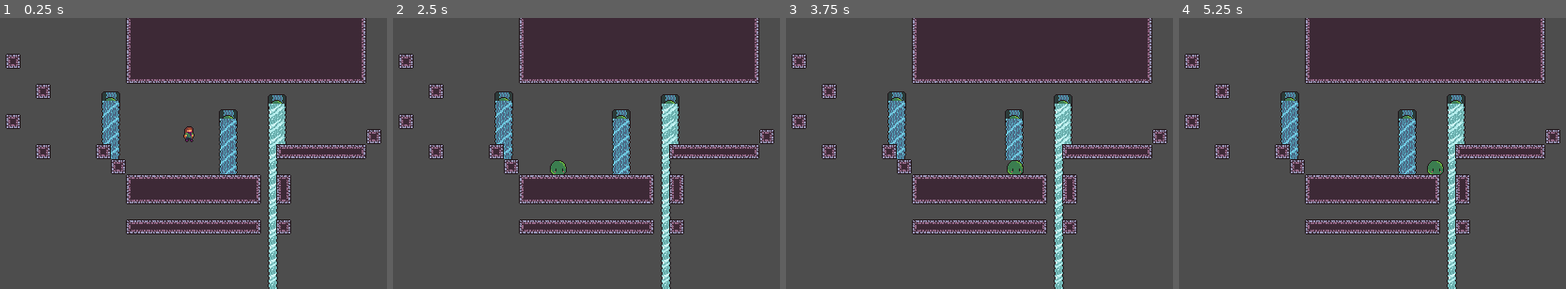
Above: before the commit, frames 1-4 (left to right).
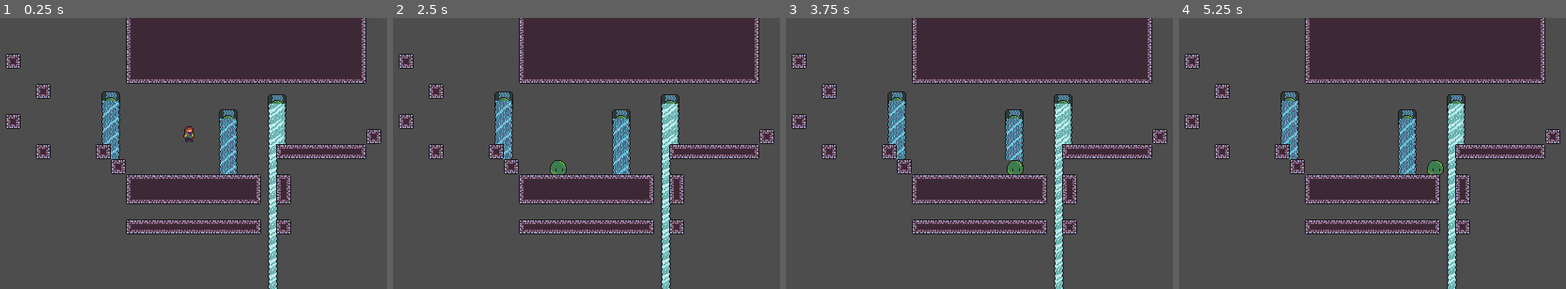
Above: after the commit, the same moments.

Repository: slime-time/slime-world
Game: Godot game, scene res://levels/FluidTestLevel.tscn
The game is run twice, just before and just after one commit, with the same random seed, the same clock (stepped at 60 frames per second) and the same inputs. This scene is started directly instead of the project's main scene.
Inputs:
- Up to frame 1 (0.25 s): no input
- Up to frame 2 (2.5 s): hold V (transform) 0.53-1.28 s; hold Right (move_right) 0.53-2.03 s; tap W (jump) at 0.77, 1.52 s; tap V (transform) at 1.35 s; hold Left (move_left) from 2.03 s (still down); hold V (transform) from 2.03 s (still down)
- Up to frame 3 (3.75 s): release Left (move_left) at 2.78 s; release V (transform) at 2.78 s; hold Right (move_right) from 2.78 s (still down); tap V (transform) at 2.85 s; tap W (jump) at 3.02 s; hold V (transform) from 3.53 s (still down)
- Up to frame 4 (5.25 s): tap W (jump) at 3.77, 4.52 s; release Right (move_right) at 4.28 s; release V (transform) at 4.28 s; hold Left (move_left) 4.28-5.03 s; tap V (transform) at 4.35 s; hold Right (move_right) from 5.03 s (still down); hold V (transform) from 5.03 s (still down)

The runs differ from the first frame. In frame 1, 0.6% of the frame differs, in the area x 69-75%, y 31-100%; in frame 2, 1.1%; in frame 3, 1.0%; in frame 4, 2.0%, in the area x 26-75%, y 30-100%.

Commit message:
Add fluid flow animations

Diff:
--- a/components/FluidFlow/FluidFlowPart.gd
+++ b/components/FluidFlow/FluidFlowPart.gd
@@ -4,19 +4,40 @@
 @onready var mask_texture: GradientTexture2D = $Mask.texture as GradientTexture2D
 @onready var flow_control: Control = $Mask/FlowControl
 @onready var main_control: Control = $Mask/FlowControl/MainFlowControl
-@onready var left_flow_part = $Mask/FlowControl/RightFlowPart
-@onready var main_flow_part = $Mask/FlowControl/MainFlowControl/MainFlowPart
-@onready var right_flow_part = $Mask/FlowControl/RightFlowPart
+@onready var left_flow_part: AnimatedSprite2D = $Mask/FlowControl/LeftFlowPart
+@onready var main_flow_part: AnimatedSprite2D = $Mask/FlowControl/MainFlowControl/MainFlowPart
+@onready var right_flow_part: AnimatedSprite2D = $Mask/FlowControl/RightFlowPart
 
 var fluid_type: FluidFlow.Type = FluidFlow.Type.UNSET
+var anim_frames: int = 0
+var anim_speed: float = 0.0
+var anim_duration: float = 0.0
+
+func _ready() -> void:
+	var frames = left_flow_part.sprite_frames
+	anim_frames = frames.get_frame_count("default")
+	anim_speed = frames.get_animation_speed("default")
+	anim_duration = anim_frames / anim_speed
 
 # Resizes the flow part to the new width
 func init_flow_part(type: FluidFlow.Type, x_offset: int, size: Vector2, clip_start: int = 16, clip_end: int = 16) -> void:
-    fluid_type = type
-    flow_control.set_size(size + Vector2(4, 0))
-    main_control.set_size(size)
-    main_flow_part.position.x = -x_offset
-    right_flow_part.position.x = main_control.position.x + main_control.size.x
+	fluid_type = type
+	flow_control.set_size(size + Vector2(4, 0))
+	main_control.set_size(size)
+	main_flow_part.position.x = -x_offset
+	right_flow_part.position.x = main_control.position.x + main_control.size.x
 
-    mask_texture.fill_from.y = clip_start / 16.0
-    mask_texture.fill_to.y = (clip_end + 1) / 16.0
+	mask_texture.fill_from.y = clip_start / 16.0
+	mask_texture.fill_to.y = (clip_end + 1) / 16.0
+
+	# Find a time to resume from so that animations are consistent across reinstancing
+	var time = Time.get_ticks_msec() / 1000.0;
+	var frame = int(fmod(time, anim_duration) * anim_speed) % anim_frames
+	var progress = fmod(time, anim_duration) - (frame / anim_speed)
+
+	left_flow_part.set_frame_and_progress(frame, progress)
+	main_flow_part.set_frame_and_progress(frame, progress)
+	right_flow_part.set_frame_and_progress(frame, progress)
+	left_flow_part.play("default")
+	main_flow_part.play("default")
+	right_flow_part.play("default")
--- a/components/FluidFlow/parts/IceWaterFlowPart.tscn
+++ b/components/FluidFlow/parts/IceWaterFlowPart.tscn
@@ -1,7 +1,7 @@
 [gd_scene format=3 uid="uid://cmk85sf0jtw4f"]
 
 [ext_resource type="Script" uid="uid://bo6dcmnv4bih0" path="res://components/FluidFlow/FluidFlowPart.gd" id="1_lwj8j"]
-[ext_resource type="Texture2D" uid="uid://jwajlrkqggph" path="res://assets/fluid/ice-water.png" id="2_hfj80"]
+[ext_resource type="Texture2D" uid="uid://jwajlrkqggph" path="res://assets/fluids/ice-water.png" id="2_hfj80"]
 
 [sub_resource type="Gradient" id="Gradient_1u2aj"]
 colors = PackedColorArray(1, 1, 1, 1, 1, 1, 1, 0)
@@ -13,51 +13,366 @@
 fill_from = Vector2(0, 1)
 fill_to = Vector2(0, 1.06)
 
-[sub_resource type="AtlasTexture" id="AtlasTexture_w4qo5"]
+[sub_resource type="AtlasTexture" id="AtlasTexture_17314"]
 atlas = ExtResource("2_hfj80")
 region = Rect2(0, 0, 16, 16)
+
+[sub_resource type="AtlasTexture" id="AtlasTexture_nvr7j"]
+atlas = ExtResource("2_hfj80")
+region = Rect2(0, 16, 16, 16)
+
+[sub_resource type="AtlasTexture" id="AtlasTexture_lewjo"]
+atlas = ExtResource("2_hfj80")
+region = Rect2(0, 32, 16, 16)
+
+[sub_resource type="AtlasTexture" id="AtlasTexture_kvnhh"]
+atlas = ExtResource("2_hfj80")
+region = Rect2(0, 48, 16, 16)
+
+[sub_resource type="AtlasTexture" id="AtlasTexture_mbvmr"]
+atlas = ExtResource("2_hfj80")
+region = Rect2(0, 64, 16, 16)
+
+[sub_resource type="AtlasTexture" id="AtlasTexture_bo0f6"]
+atlas = ExtResource("2_hfj80")
+region = Rect2(0, 80, 16, 16)
+
+[sub_resource type="AtlasTexture" id="AtlasTexture_h8ifo"]
+atlas = ExtResource("2_hfj80")
+region = Rect2(0, 96, 16, 16)
+
+[sub_resource type="AtlasTexture" id="AtlasTexture_fg8hb"]
+atlas = ExtResource("2_hfj80")
+region = Rect2(0, 112, 16, 16)
+
+[sub_resource type="AtlasTexture" id="AtlasTexture_337qg"]
+atlas = ExtResource("2_hfj80")
+region = Rect2(0, 128, 16, 16)
+
+[sub_resource type="AtlasTexture" id="AtlasTexture_vegpa"]
+atlas = ExtResource("2_hfj80")
+region = Rect2(0, 144, 16, 16)
+
+[sub_resource type="AtlasTexture" id="AtlasTexture_jf8rf"]
+atlas = ExtResource("2_hfj80")
+region = Rect2(0, 160, 16, 16)
+
+[sub_resource type="AtlasTexture" id="AtlasTexture_kjuxp"]
+atlas = ExtResource("2_hfj80")
+region = Rect2(0, 176, 16, 16)
+
+[sub_resource type="AtlasTexture" id="AtlasTexture_26ytu"]
+atlas = ExtResource("2_hfj80")
+region = Rect2(0, 192, 16, 16)
+
+[sub_resource type="AtlasTexture" id="AtlasTexture_fl282"]
+atlas = ExtResource("2_hfj80")
+region = Rect2(0, 208, 16, 16)
+
+[sub_resource type="AtlasTexture" id="AtlasTexture_qc61x"]
+atlas = ExtResource("2_hfj80")
+region = Rect2(0, 224, 16, 16)
+
+[sub_resource type="AtlasTexture" id="AtlasTexture_epauw"]
+atlas = ExtResource("2_hfj80")
+region = Rect2(0, 240, 16, 16)
 
 [sub_resource type="SpriteFrames" id="SpriteFrames_obwl6"]
 animations = [{
 "frames": [{
 "duration": 1.0,
-"texture": SubResource("AtlasTexture_w4qo5")
+"texture": SubResource("AtlasTexture_17314")
+}, {
+"duration": 1.0,
+"texture": SubResource("AtlasTexture_nvr7j")
+}, {
+"duration": 1.0,
+"texture": SubResource("AtlasTexture_lewjo")
+}, {
+"duration": 1.0,
+"texture": SubResource("AtlasTexture_kvnhh")
+}, {
+"duration": 1.0,
+"texture": SubResource("AtlasTexture_mbvmr")
+}, {
+"duration": 1.0,
+"texture": SubResource("AtlasTexture_bo0f6")
+}, {
+"duration": 1.0,
+"texture": SubResource("AtlasTexture_h8ifo")
+}, {
+"duration": 1.0,
+"texture": SubResource("AtlasTexture_fg8hb")
+}, {
+"duration": 1.0,
+"texture": SubResource("AtlasTexture_337qg")
+}, {
+"duration": 1.0,
+"texture": SubResource("AtlasTexture_vegpa")
+}, {
+"duration": 1.0,
+"texture": SubResource("AtlasTexture_jf8rf")
+}, {
+"duration": 1.0,
+"texture": SubResource("AtlasTexture_kjuxp")
+}, {
+"duration": 1.0,
+"texture": SubResource("AtlasTexture_26ytu")
+}, {
+"duration": 1.0,
+"texture": SubResource("AtlasTexture_fl282")
+}, {
+"duration": 1.0,
+"texture": SubResource("AtlasTexture_qc61x")
+}, {
+"duration": 1.0,
+"texture": SubResource("AtlasTexture_epauw")
 }],
 "loop": true,
 "name": &"default",
-"speed": 5.0
+"speed": 12.0
 }]
 
-[sub_resource type="AtlasTexture" id="AtlasTexture_l748i"]
+[sub_resource type="AtlasTexture" id="AtlasTexture_8dk3h"]
 atlas = ExtResource("2_hfj80")
 region = Rect2(32, 0, 16, 16)
+
+[sub_resource type="AtlasTexture" id="AtlasTexture_6kjgh"]
+atlas = ExtResource("2_hfj80")
+region = Rect2(32, 16, 16, 16)
+
+[sub_resource type="AtlasTexture" id="AtlasTexture_rs3mo"]
+atlas = ExtResource("2_hfj80")
+region = Rect2(32, 32, 16, 16)
+
+[sub_resource type="AtlasTexture" id="AtlasTexture_uyves"]
+atlas = ExtResource("2_hfj80")
+region = Rect2(32, 48, 16, 16)
+
+[sub_resource type="AtlasTexture" id="AtlasTexture_wgtdm"]
+atlas = ExtResource("2_hfj80")
+region = Rect2(32, 64, 16, 16)
+
+[sub_resource type="AtlasTexture" id="AtlasTexture_27oy0"]
+atlas = ExtResource("2_hfj80")
+region = Rect2(32, 80, 16, 16)
+
+[sub_resource type="AtlasTexture" id="AtlasTexture_ljusb"]
+atlas = ExtResource("2_hfj80")
+region = Rect2(32, 96, 16, 16)
+
+[sub_resource type="AtlasTexture" id="AtlasTexture_2uurc"]
+atlas = ExtResource("2_hfj80")
+region = Rect2(32, 112, 16, 16)
+
+[sub_resource type="AtlasTexture" id="AtlasTexture_ww1me"]
+atlas = ExtResource("2_hfj80")
+region = Rect2(32, 128, 16, 16)
+
+[sub_resource type="AtlasTexture" id="AtlasTexture_08k50"]
+atlas = ExtResource("2_hfj80")
+region = Rect2(32, 144, 16, 16)
+
+[sub_resource type="AtlasTexture" id="AtlasTexture_7t24x"]
+atlas = ExtResource("2_hfj80")
+region = Rect2(32, 160, 16, 16)
+
+[sub_resource type="AtlasTexture" id="AtlasTexture_2dedm"]
+atlas = ExtResource("2_hfj80")
+region = Rect2(32, 176, 16, 16)
+
+[sub_resource type="AtlasTexture" id="AtlasTexture_pq8da"]
+atlas = ExtResource("2_hfj80")
+region = Rect2(32, 192, 16, 16)
+
+[sub_resource type="AtlasTexture" id="AtlasTexture_t8ld3"]
+atlas = ExtResource("2_hfj80")
+region = Rect2(32, 208, 16, 16)
+
+[sub_resource type="AtlasTexture" id="AtlasTexture_5sdg5"]
+atlas = ExtResource("2_hfj80")
+region = Rect2(32, 224, 16, 16)
+
+[sub_resource type="AtlasTexture" id="AtlasTexture_yqttf"]
+atlas = ExtResource("2_hfj80")
+region = Rect2(32, 240, 16, 16)
 
 [sub_resource type="SpriteFrames" id="SpriteFrames_jssnv"]
 animations = [{
 "frames": [{
 "duration": 1.0,
-"texture": SubResource("AtlasTexture_l748i")
+"texture": SubResource("AtlasTexture_8dk3h")
+}, {
+"duration": 1.0,
+"texture": SubResource("AtlasTexture_6kjgh")
+}, {
+"duration": 1.0,
+"texture": SubResource("AtlasTexture_rs3mo")
+}, {
+"duration": 1.0,
+"texture": SubResource("AtlasTexture_uyves")
+}, {
+"duration": 1.0,
+"texture": SubResource("AtlasTexture_wgtdm")
+}, {
+"duration": 1.0,
+"texture": SubResource("AtlasTexture_27oy0")
+}, {
+"duration": 1.0,
+"texture": SubResource("AtlasTexture_ljusb")
+}, {
+"duration": 1.0,
+"texture": SubResource("AtlasTexture_2uurc")
+}, {
+"duration": 1.0,
+"texture": SubResource("AtlasTexture_ww1me")
+}, {
+"duration": 1.0,
+"texture": SubResource("AtlasTexture_08k50")
+}, {
+"duration": 1.0,
+"texture": SubResource("AtlasTexture_7t24x")
+}, {
+"duration": 1.0,
+"texture": SubResource("AtlasTexture_2dedm")
+}, {
+"duration": 1.0,
+"texture": SubResource("AtlasTexture_pq8da")
+}, {
+"duration": 1.0,
+"texture": SubResource("AtlasTexture_t8ld3")
+}, {
+"duration": 1.0,
+"texture": SubResource("AtlasTexture_5sdg5")
+}, {
+"duration": 1.0,
+"texture": SubResource("AtlasTexture_yqttf")
 }],
 "loop": true,
 "name": &"default",
-"speed": 5.0
+"speed": 12.0
 }]
 
 [sub_resource type="ShaderMaterial" id="ShaderMaterial_irfbi"]
 
-[sub_resource type="AtlasTexture" id="AtlasTexture_umu78"]
+[sub_resource type="AtlasTexture" id="AtlasTexture_8gkhu"]
 atlas = ExtResource("2_hfj80")
 region = Rect2(16, 0, 16, 16)
+
+[sub_resource type="AtlasTexture" id="AtlasTexture_n4l4r"]
+atlas = ExtResource("2_hfj80")
+region = Rect2(16, 16, 16, 16)
+
+[sub_resource type="AtlasTexture" id="AtlasTexture_gnku6"]
+atlas = ExtResource("2_hfj80")
+region = Rect2(16, 32, 16, 16)
+
+[sub_resource type="AtlasTexture" id="AtlasTexture_2wp4v"]
+atlas = ExtResource("2_hfj80")
+region = Rect2(16, 48, 16, 16)
+
+[sub_resource type="AtlasTexture" id="AtlasTexture_xf6na"]
+atlas = ExtResource("2_hfj80")
+region = Rect2(16, 64, 16, 16)
+
+[sub_resource type="AtlasTexture" id="AtlasTexture_ekuin"]
+atlas = ExtResource("2_hfj80")
+region = Rect2(16, 80, 16, 16)
+
+[sub_resource type="AtlasTexture" id="AtlasTexture_1nnwt"]
+atlas = ExtResource("2_hfj80")
+region = Rect2(16, 96, 16, 16)
+
+[sub_resource type="AtlasTexture" id="AtlasTexture_6qx1r"]
+atlas = ExtResource("2_hfj80")
+region = Rect2(16, 112, 16, 16)
+
+[sub_resource type="AtlasTexture" id="AtlasTexture_5pwkk"]
+atlas = ExtResource("2_hfj80")
+region = Rect2(16, 128, 16, 16)
+
+[sub_resource type="AtlasTexture" id="AtlasTexture_co7iq"]
+atlas = ExtResource("2_hfj80")
+region = Rect2(16, 144, 16, 16)
+
+[sub_resource type="AtlasTexture" id="AtlasTexture_gful3"]
+atlas = ExtResource("2_hfj80")
+region = Rect2(16, 160, 16, 16)
+
+[sub_resource type="AtlasTexture" id="AtlasTexture_nwmru"]
+atlas = ExtResource("2_hfj80")
+region = Rect2(16, 176, 16, 16)
+
+[sub_resource type="AtlasTexture" id="AtlasTexture_3yw2a"]
+atlas = ExtResource("2_hfj80")
+region = Rect2(16, 192, 16, 16)
+
+[sub_resource type="AtlasTexture" id="AtlasTexture_s22t4"]
+atlas = ExtResource("2_hfj80")
+region = Rect2(16, 208, 16, 16)
+
+[sub_resource type="AtlasTexture" id="AtlasTexture_xbp0v"]
+atlas = ExtResource("2_hfj80")
+region = Rect2(16, 224, 16, 16)
+
+[sub_resource type="AtlasTexture" id="AtlasTexture_ss36u"]
+atlas = ExtResource("2_hfj80")
+region = Rect2(16, 240, 16, 16)
 
 [sub_resource type="SpriteFrames" id="SpriteFrames_62tik"]
 animations = [{
 "frames": [{
 "duration": 1.0,
-"texture": SubResource("AtlasTexture_umu78")
+"texture": SubResource("AtlasTexture_8gkhu")
+}, {
+"duration": 1.0,
+"texture": SubResource("AtlasTexture_n4l4r")
+}, {
+"duration": 1.0,
+"texture": SubResource("AtlasTexture_gnku6")
+}, {
+"duration": 1.0,
+"texture": SubResource("AtlasTexture_2wp4v")
+}, {
+"duration": 1.0,
+"texture": SubResource("AtlasTexture_xf6na")
+}, {
+"duration": 1.0,
+"texture": SubResource("AtlasTexture_ekuin")
+}, {
+"duration": 1.0,
+"texture": SubResource("AtlasTexture_1nnwt")
+}, {
+"duration": 1.0,
+"texture": SubResource("AtlasTexture_6qx1r")
+}, {
+"duration": 1.0,
+"texture": SubResource("AtlasTexture_5pwkk")
+}, {
+"duration": 1.0,
+"texture": SubResource("AtlasTexture_co7iq")
+}, {
+"duration": 1.0,
+"texture": SubResource("AtlasTexture_gful3")
+}, {
+"duration": 1.0,
+"texture": SubResource("AtlasTexture_nwmru")
+}, {
+"duration": 1.0,
+"texture": SubResource("AtlasTexture_3yw2a")
+}, {
+"duration": 1.0,
+"texture": SubResource("AtlasTexture_s22t4")
+}, {
+"duration": 1.0,
+"texture": SubResource("AtlasTexture_xbp0v")
+}, {
+"duration": 1.0,
+"texture": SubResource("AtlasTexture_ss36u")
 }],
 "loop": true,
 "name": &"default",
-"speed": 5.0
+"speed": 12.0
 }]
 
 [node name="WaterFlowPart" type="Node2D" unique_id=1160812727]
--- a/components/FluidFlow/parts/WaterFlowPart.tscn
+++ b/components/FluidFlow/parts/WaterFlowPart.tscn
@@ -1,6 +1,6 @@
 [gd_scene format=3 uid="uid://bq12a81hiyohf"]
 
-[ext_resource type="Texture2D" uid="uid://dynac6jsesg4q" path="res://assets/fluid/water.png" id="1_miac2"]
+[ext_resource type="Texture2D" uid="uid://dynac6jsesg4q" path="res://assets/fluids/water.png" id="1_miac2"]
 [ext_resource type="Script" uid="uid://bo6dcmnv4bih0" path="res://components/FluidFlow/FluidFlowPart.gd" id="1_obwl6"]
 
 [sub_resource type="Gradient" id="Gradient_1u2aj"]
@@ -13,51 +13,364 @@
 fill_from = Vector2(0, 1)
 fill_to = Vector2(0, 1)
 
-[sub_resource type="AtlasTexture" id="AtlasTexture_miac2"]
+[sub_resource type="AtlasTexture" id="AtlasTexture_1u2aj"]
 atlas = ExtResource("1_miac2")
 region = Rect2(0, 0, 16, 16)
+
+[sub_resource type="AtlasTexture" id="AtlasTexture_vim02"]
+atlas = ExtResource("1_miac2")
+region = Rect2(0, 16, 16, 16)
+
+[sub_resource type="AtlasTexture" id="AtlasTexture_5b0au"]
+atlas = ExtResource("1_miac2")
+region = Rect2(0, 32, 16, 16)
+
+[sub_resource type="AtlasTexture" id="AtlasTexture_3y58s"]
+atlas = ExtResource("1_miac2")
+region = Rect2(0, 48, 16, 16)
+
+[sub_resource type="AtlasTexture" id="AtlasTexture_ybw34"]
+atlas = ExtResource("1_miac2")
+region = Rect2(0, 64, 16, 16)
+
+[sub_resource type="AtlasTexture" id="AtlasTexture_tjhsw"]
+atlas = ExtResource("1_miac2")
+region = Rect2(0, 80, 16, 16)
+
+[sub_resource type="AtlasTexture" id="AtlasTexture_cjx56"]
+atlas = ExtResource("1_miac2")
+region = Rect2(0, 96, 16, 16)
+
+[sub_resource type="AtlasTexture" id="AtlasTexture_msbb3"]
+atlas = ExtResource("1_miac2")
+region = Rect2(0, 112, 16, 16)
+
+[sub_resource type="AtlasTexture" id="AtlasTexture_a7mxe"]
+atlas = ExtResource("1_miac2")
+region = Rect2(0, 128, 16, 16)
+
+[sub_resource type="AtlasTexture" id="AtlasTexture_ydcju"]
+atlas = ExtResource("1_miac2")
+region = Rect2(0, 144, 16, 16)
+
+[sub_resource type="AtlasTexture" id="AtlasTexture_1vxha"]
+atlas = ExtResource("1_miac2")
+region = Rect2(0, 160, 16, 16)
+
+[sub_resource type="AtlasTexture" id="AtlasTexture_0bv63"]
+atlas = ExtResource("1_miac2")
+region = Rect2(0, 176, 16, 16)
+
+[sub_resource type="AtlasTexture" id="AtlasTexture_88lt3"]
+atlas = ExtResource("1_miac2")
+region = Rect2(0, 192, 16, 16)
+
+[sub_resource type="AtlasTexture" id="AtlasTexture_s3jn8"]
+atlas = ExtResource("1_miac2")
+region = Rect2(0, 208, 16, 16)
+
+[sub_resource type="AtlasTexture" id="AtlasTexture_fhib1"]
+atlas = ExtResource("1_miac2")
+region = Rect2(0, 224, 16, 16)
+
+[sub_resource type="AtlasTexture" id="AtlasTexture_rb8n4"]
+atlas = ExtResource("1_miac2")
+region = Rect2(0, 240, 16, 16)
 
 [sub_resource type="SpriteFrames" id="SpriteFrames_obwl6"]
 animations = [{
 "frames": [{
 "duration": 1.0,
-"texture": SubResource("AtlasTexture_miac2")
+"texture": SubResource("AtlasTexture_1u2aj")
+}, {
+"duration": 1.0,
+"texture": SubResource("AtlasTexture_vim02")
+}, {
+"duration": 1.0,
+"texture": SubResource("AtlasTexture_5b0au")
+}, {
+"duration": 1.0,
+"texture": SubResource("AtlasTexture_3y58s")
+}, {
+"duration": 1.0,
+"texture": SubResource("AtlasTexture_ybw34")
+}, {
+"duration": 1.0,
+"texture": SubResource("AtlasTexture_tjhsw")
+}, {
+"duration": 1.0,
+"texture": SubResource("AtlasTexture_cjx56")
+}, {
+"duration": 1.0,
+"texture": SubResource("AtlasTexture_msbb3")
+}, {
+"duration": 1.0,
+"texture": SubResource("AtlasTexture_a7mxe")
+}, {
+"duration": 1.0,
+"texture": SubResource("AtlasTexture_ydcju")
+}, {
+"duration": 1.0,
+"texture": SubResource("AtlasTexture_1vxha")
+}, {
+"duration": 1.0,
+"texture": SubResource("AtlasTexture_0bv63")
+}, {
+"duration": 1.0,
+"texture": SubResource("AtlasTexture_88lt3")
+}, {
+"duration": 1.0,
+"texture": SubResource("AtlasTexture_s3jn8")
+}, {
+"duration": 1.0,
+"texture": SubResource("AtlasTexture_fhib1")
+}, {
+"duration": 1.0,
+"texture": SubResource("AtlasTexture_rb8n4")
 }],
 "loop": true,
 "name": &"default",
-"speed": 5.0
+"speed": 10.0
 }]
 
-[sub_resource type="AtlasTexture" id="AtlasTexture_62tik"]
+[sub_resource type="AtlasTexture" id="AtlasTexture_am1am"]
 atlas = ExtResource("1_miac2")
 region = Rect2(32, 0, 16, 16)
+
+[sub_resource type="AtlasTexture" id="AtlasTexture_oi76q"]
+atlas = ExtResource("1_miac2")
+region = Rect2(32, 16, 16, 16)
+
+[sub_resource type="AtlasTexture" id="AtlasTexture_68t1p"]
+atlas = ExtResource("1_miac2")
+region = Rect2(32, 32, 16, 16)
+
+[sub_resource type="AtlasTexture" id="AtlasTexture_hfo11"]
+atlas = ExtResource("1_miac2")
+region = Rect2(32, 48, 16, 16)
+
+[sub_resource type="AtlasTexture" id="AtlasTexture_ukkmq"]
+atlas = ExtResource("1_miac2")
+region = Rect2(32, 64, 16, 16)
+
+[sub_resource type="AtlasTexture" id="AtlasTexture_fehq0"]
+atlas = ExtResource("1_miac2")
+region = Rect2(32, 80, 16, 16)
+
+[sub_resource type="AtlasTexture" id="AtlasTexture_1ruel"]
+atlas = ExtResource("1_miac2")
+region = Rect2(32, 96, 16, 16)
+
+[sub_resource type="AtlasTexture" id="AtlasTexture_2177q"]
+atlas = ExtResource("1_miac2")
+region = Rect2(32, 112, 16, 16)
+
+[sub_resource type="AtlasTexture" id="AtlasTexture_qm77q"]
+atlas = ExtResource("1_miac2")
+region = Rect2(32, 128, 16, 16)
+
+[sub_resource type="AtlasTexture" id="AtlasTexture_g28i2"]
+atlas = ExtResource("1_miac2")
+region = Rect2(32, 144, 16, 16)
+
+[sub_resource type="AtlasTexture" id="AtlasTexture_i2id5"]
+atlas = ExtResource("1_miac2")
+region = Rect2(32, 160, 16, 16)
+
+[sub_resource type="AtlasTexture" id="AtlasTexture_b2lxm"]
+atlas = ExtResource("1_miac2")
+region = Rect2(32, 176, 16, 16)
+
+[sub_resource type="AtlasTexture" id="AtlasTexture_i0ln7"]
+atlas = ExtResource("1_miac2")
+region = Rect2(32, 192, 16, 16)
+
+[sub_resource type="AtlasTexture" id="AtlasTexture_dr2h2"]
+atlas = ExtResource("1_miac2")
+region = Rect2(32, 208, 16, 16)
+
+[sub_resource type="AtlasTexture" id="AtlasTexture_8lggg"]
+atlas = ExtResource("1_miac2")
+region = Rect2(32, 224, 16, 16)
+
+[sub_resource type="AtlasTexture" id="AtlasTexture_mdk4g"]
+atlas = ExtResource("1_miac2")
+region = Rect2(32, 240, 16, 16)
 
 [sub_resource type="SpriteFrames" id="SpriteFrames_jssnv"]
 animations = [{
 "frames": [{
 "duration": 1.0,
-"texture": SubResource("AtlasTexture_62tik")
+"texture": SubResource("AtlasTexture_am1am")
+}, {
+"duration": 1.0,
+"texture": SubResource("AtlasTexture_oi76q")
+}, {
+"duration": 1.0,
+"texture": SubResource("AtlasTexture_68t1p")
+}, {
+"duration": 1.0,
+"texture": SubResource("AtlasTexture_hfo11")
+}, {
+"duration": 1.0,
+"texture": SubResource("AtlasTexture_ukkmq")
+}, {
+"duration": 1.0,
+"texture": SubResource("AtlasTexture_fehq0")
+}, {
+"duration": 1.0,
+"texture": SubResource("AtlasTexture_1ruel")
+}, {
+"duration": 1.0,
+"texture": SubResource("AtlasTexture_2177q")
+}, {
+"duration": 1.0,
+"texture": SubResource("AtlasTexture_qm77q")
+}, {
+"duration": 1.0,
+"texture": SubResource("AtlasTexture_g28i2")
+}, {
+"duration": 1.0,
+"texture": SubResource("AtlasTexture_i2id5")
+}, {
+"duration": 1.0,
+"texture": SubResource("AtlasTexture_b2lxm")
+}, {
+"duration": 1.0,
+"texture": SubResource("AtlasTexture_i0ln7")
+}, {
+"duration": 1.0,
+"texture": SubResource("AtlasTexture_dr2h2")
+}, {
+"duration": 1.0,
+"texture": SubResource("AtlasTexture_8lggg")
+}, {
+"duration": 1.0,
+"texture": SubResource("AtlasTexture_mdk4g")
 }],
 "loop": true,
 "name": &"default",
-"speed": 5.0
+"speed": 10.0
 }]
 
-[sub_resource type="ShaderMaterial" id="ShaderMaterial_irfbi"]
-
-[sub_resource type="AtlasTexture" id="AtlasTexture_obwl6"]
+[sub_resource type="AtlasTexture" id="AtlasTexture_jcmiw"]
 atlas = ExtResource("1_miac2")
 region = Rect2(16, 0, 16, 16)
+
+[sub_resource type="AtlasTexture" id="AtlasTexture_e1j4k"]
+atlas = ExtResource("1_miac2")
+region = Rect2(16, 16, 16, 16)
+
+[sub_resource type="AtlasTexture" id="AtlasTexture_ypkfc"]
+atlas = ExtResource("1_miac2")
+region = Rect2(16, 32, 16, 16)
+
+[sub_resource type="AtlasTexture" id="AtlasTexture_1nxxv"]
+atlas = ExtResource("1_miac2")
+region = Rect2(16, 48, 16, 16)
+
+[sub_resource type="AtlasTexture" id="AtlasTexture_amwy3"]
+atlas = ExtResource("1_miac2")
+region = Rect2(16, 64, 16, 16)
+
+[sub_resource type="AtlasTexture" id="AtlasTexture_lia2p"]
+atlas = ExtResource("1_miac2")
+region = Rect2(16, 80, 16, 16)
+
+[sub_resource type="AtlasTexture" id="AtlasTexture_18hav"]
+atlas = ExtResource("1_miac2")
+region = Rect2(16, 96, 16, 16)
+
+[sub_resource type="AtlasTexture" id="AtlasTexture_vft2q"]
+atlas = ExtResource("1_miac2")
+region = Rect2(16, 112, 16, 16)
+
+[sub_resource type="AtlasTexture" id="AtlasTexture_jlqtq"]
+atlas = ExtResource("1_miac2")
+region = Rect2(16, 128, 16, 16)
+
+[sub_resource type="AtlasTexture" id="AtlasTexture_xs767"]
+atlas = ExtResource("1_miac2")
+region = Rect2(16, 144, 16, 16)
+
+[sub_resource type="AtlasTexture" id="AtlasTexture_dd6io"]
+atlas = ExtResource("1_miac2")
+region = Rect2(16, 160, 16, 16)
+
+[sub_resource type="AtlasTexture" id="AtlasTexture_s3fdw"]
+atlas = ExtResource("1_miac2")
+region = Rect2(16, 176, 16, 16)
+
+[sub_resource type="AtlasTexture" id="AtlasTexture_3fid3"]
+atlas = ExtResource("1_miac2")
+region = Rect2(16, 192, 16, 16)
+
+[sub_resource type="AtlasTexture" id="AtlasTexture_d4ogy"]
+atlas = ExtResource("1_miac2")
+region = Rect2(16, 208, 16, 16)
+
+[sub_resource type="AtlasTexture" id="AtlasTexture_jun0x"]
+atlas = ExtResource("1_miac2")
+region = Rect2(16, 224, 16, 16)
+
+[sub_resource type="AtlasTexture" id="AtlasTexture_5i8fx"]
+atlas = ExtResource("1_miac2")
+region = Rect2(16, 240, 16, 16)
 
 [sub_resource type="SpriteFrames" id="SpriteFrames_62tik"]
 animations = [{
 "frames": [{
 "duration": 1.0,
-"texture": SubResource("AtlasTexture_obwl6")
+"texture": SubResource("AtlasTexture_jcmiw")
+}, {
+"duration": 1.0,
+"texture": SubResource("AtlasTexture_e1j4k")
+}, {
+"duration": 1.0,
+"texture": SubResource("AtlasTexture_ypkfc")
+}, {
+"duration": 1.0,
+"texture": SubResource("AtlasTexture_1nxxv")
+}, {
+"duration": 1.0,
+"texture": SubResource("AtlasTexture_amwy3")
+}, {
+"duration": 1.0,
+"texture": SubResource("AtlasTexture_lia2p")
+}, {
+"duration": 1.0,
+"texture": SubResource("AtlasTexture_18hav")
+}, {
+"duration": 1.0,
+"texture": SubResource("AtlasTexture_vft2q")
+}, {
+"duration": 1.0,
+"texture": SubResource("AtlasTexture_jlqtq")
+}, {
+"duration": 1.0,
+"texture": SubResource("AtlasTexture_xs767")
+}, {
+"duration": 1.0,
+"texture": SubResource("AtlasTexture_dd6io")
+}, {
+"duration": 1.0,
+"texture": SubResource("AtlasTexture_s3fdw")
+}, {
+"duration": 1.0,
+"texture": SubResource("AtlasTexture_3fid3")
+}, {
+"duration": 1.0,
+"texture": SubResource("AtlasTexture_d4ogy")
+}, {
+"duration": 1.0,
+"texture": SubResource("AtlasTexture_jun0x")
+}, {
+"duration": 1.0,
+"texture": SubResource("AtlasTexture_5i8fx")
 }],
 "loop": true,
 "name": &"default",
-"speed": 5.0
+"speed": 10.0
 }]
 
 [node name="WaterFlowPart" type="Node2D" unique_id=1160812727]
@@ -85,6 +398,7 @@
 [node name="RightFlowPart" type="AnimatedSprite2D" parent="Mask/FlowControl" unique_id=1483034303]
 position = Vector2(18, 0)
 sprite_frames = SubResource("SpriteFrames_jssnv")
+frame_progress = 0.531209
 centered = false
 
 [node name="MainFlowControl" type="Control" parent="Mask/FlowControl" unique_id=2040354734]
@@ -96,6 +410,5 @@
 
 [node name="MainFlowPart" type="AnimatedSprite2D" parent="Mask/FlowControl/MainFlowControl" unique_id=1228001278]
 texture_repeat = 2
-material = SubResource("ShaderMaterial_irfbi")
 sprite_frames = SubResource("SpriteFrames_62tik")
 centered = false
Binary file changed: assets/fluids/ice-water.png
Binary file changed: assets/fluids/water.png
